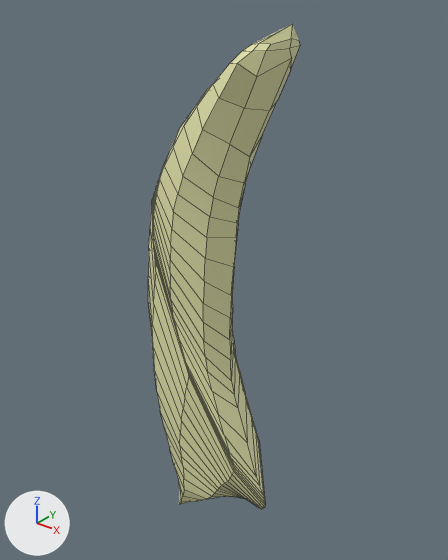
What one commit did to the FBX model ArmaDillo/Assets/Models/ArneTooth.fbx.
Camera for both pictures: a 50 mm lens placed at (0.986, -1.198, 1.551), pointed at (-0.017, 0.055, 0.774). Arrows for +X, +Y and +Z are at lower left; the lights stay in place. Mesh edges are drawn as thin lines.
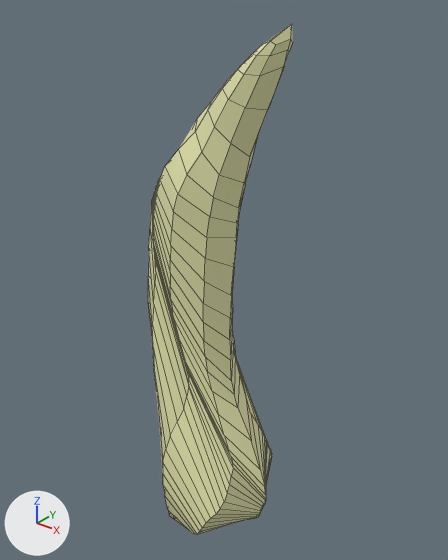
Where the change shows, as pixel boxes [x1, y1, x2, y2] in the pictures (448 x 560 px; the box of a moved part takes in the faces that stretch with it):
'Cube', reshaped: before [148, 24, 300, 509]; after [148, 24, 293, 534]
part 1 of me_cube_001, moved or reshaped: before [152, 24, 300, 509]; after [152, 24, 293, 534]

The change, as a list of edits to the scene's bpy script:
```text
Change me_cube_001:
    used by ob_cube; location = (-0.031, 0.0, 0.639)
    remove me_cube_001.from_pydata(...)  # 314 vertices, 312 faces; spans x -0.25..0.25, y -0.1..0.1, z -0.67..0.83
    add me_cube_001.from_pydata(...)  # 322 vertices, 320 faces; spans x -0.25..0.24, y -0.17..0.17, z -0.71..0.83
    me_cube_001 part 1
    2 vertices are removed from x 0.22, y 0.0, z -0.57..-0.55
    28 faces are deleted
    4 vertices in x -0.05..0.2, y -0.1..0.1, z -0.67..-0.16 move by (0.0, 0.0, -0.03)
    3 vertices in x -0.08..-0.07, y 0.05..0.07, z -0.66..-0.62 move by (-0.01, 0.01, -0.01)
    3 vertices in x 0.03..0.08, y -0.1..-0.07, z 0.54..0.69 move by (0.01, 0.03, -0.01)
    143 vertices move from x -0.16..0.25, y -0.1..0.1, z -0.67..0.8 to x -0.15..0.23, y -0.17..0.17, z -0.71..0.79
    10 vertices are added at x -0.21..0.22, y -0.11..0.1, z -0.6..0.34
    36 new faces join them
```
